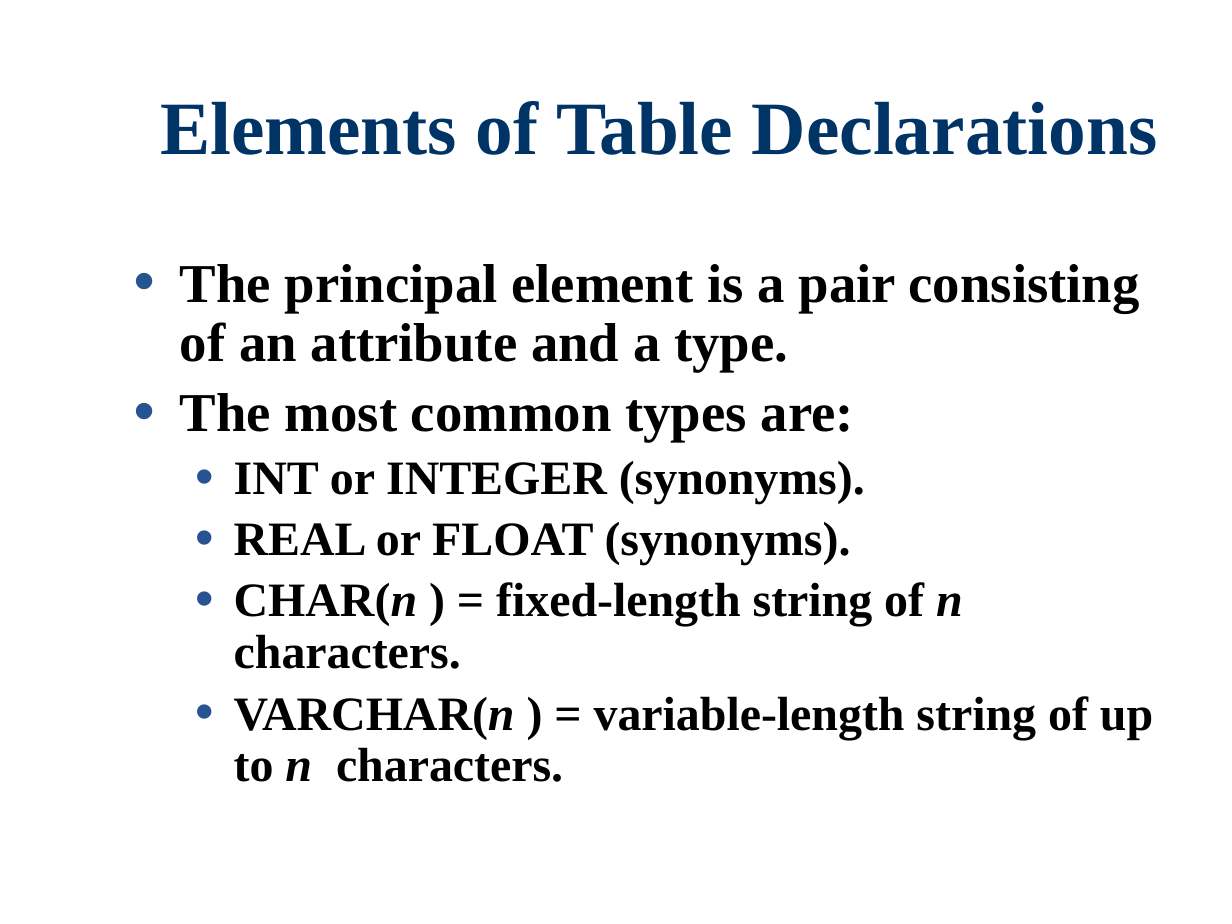
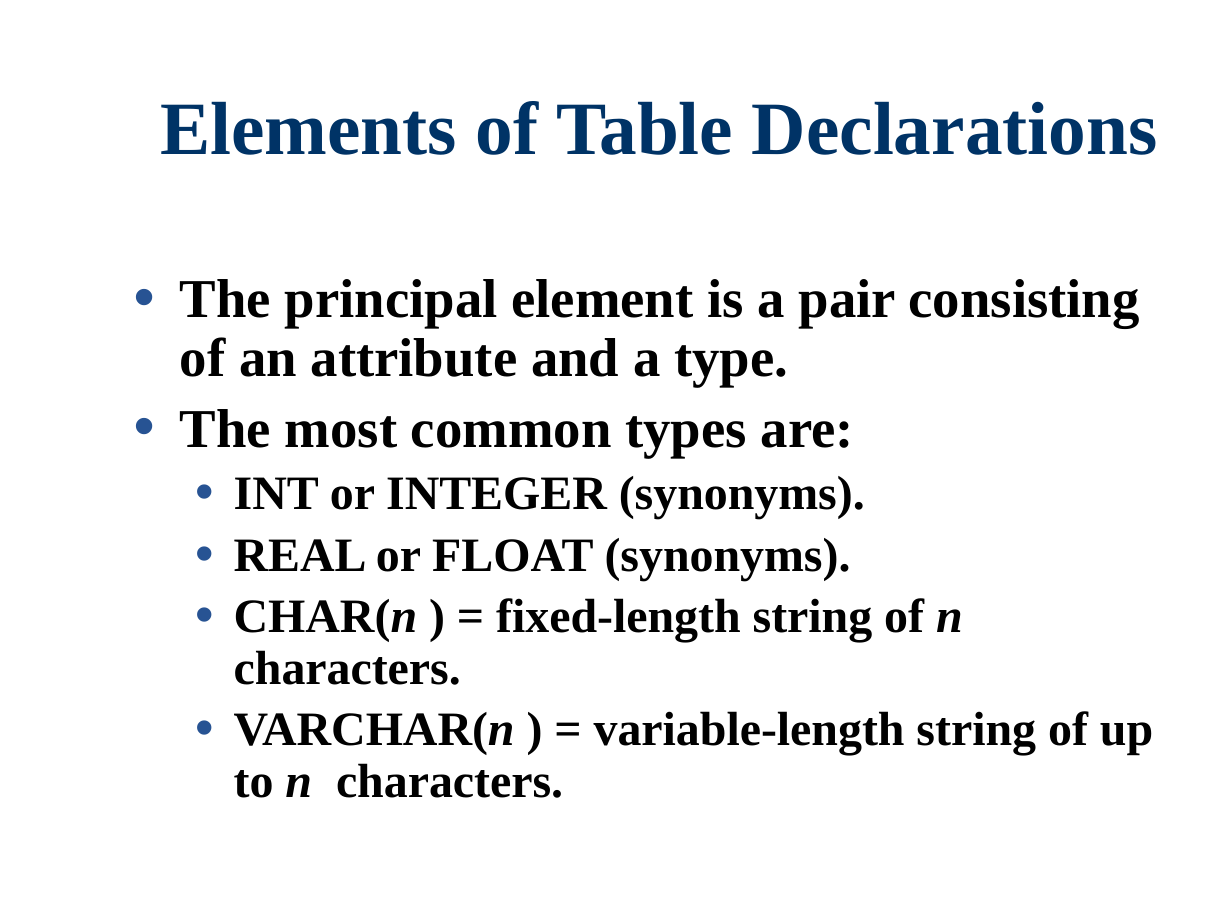
Before and after one commit to amy58328/DataBase, a slide deck: slide 5 of PPT/DatabaseLecture_3.pptx. Drawn at 1232x924 pixels with LibreOffice and Linux fonts; fonts in the diff are those of the drawing; background and template pictures are left out. Boxes give left, top, right and bottom in pixels: in the first picture for what was removed or moved away, otherwise in the second. Text is boxed around its words. In the diff, an @@ line names an element or a change of style, - is before the commit and + after.

```diff
--- a/PPT/DatabaseLecture_3.pptx
+++ b/PPT/DatabaseLecture_3.pptx
@@ text "The principal element is a ...": place and size @@
-text "The principal element is a ..." at [180, 264, 1153, 782]
+text "The principal element is a ..." at [180, 279, 1153, 798]
```
Also in this commit, not shown: 8 other files.
